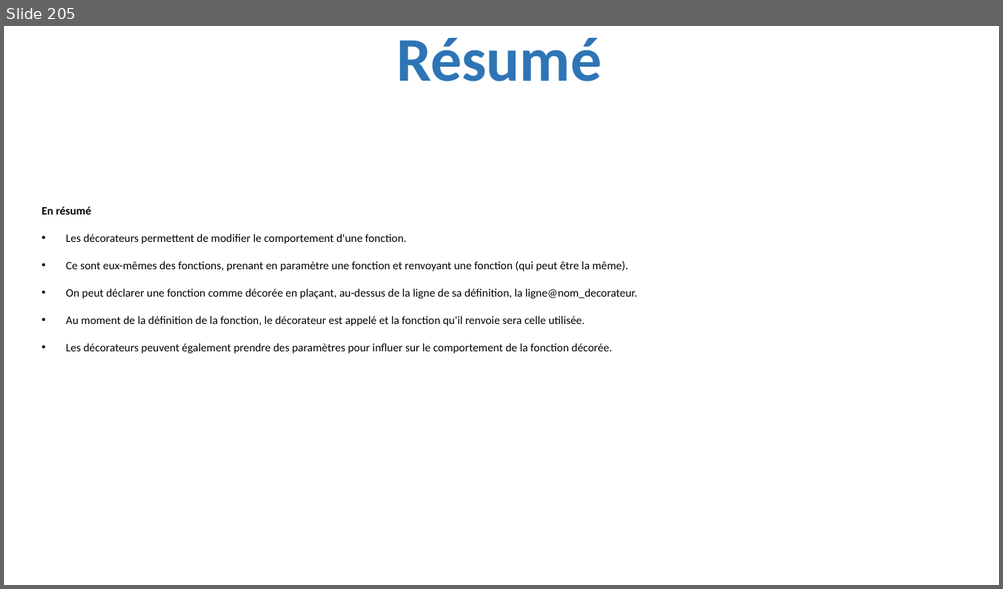
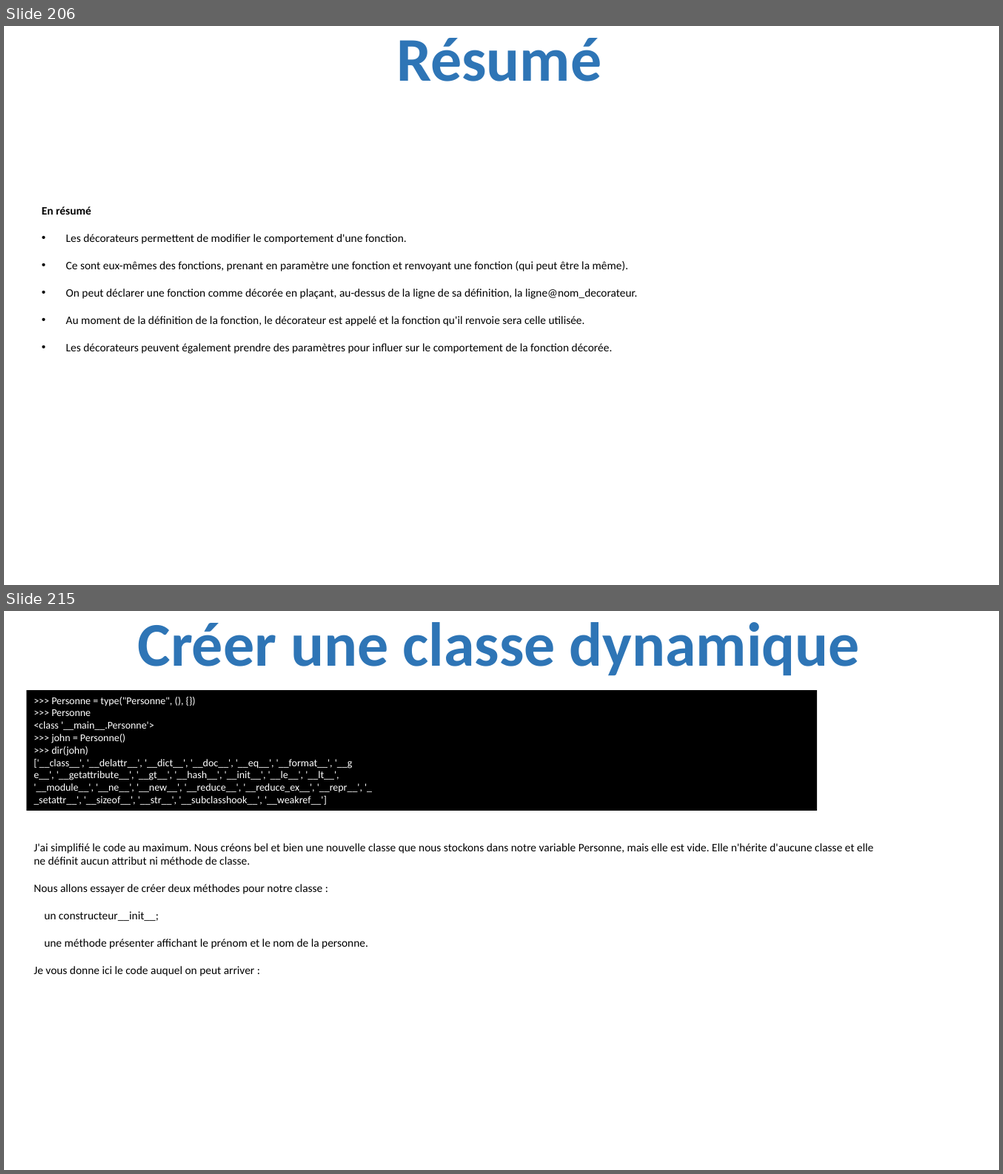
Before and after one commit to julienPalleau/PythonDoc, a slide deck: Python-resume.pptx. Shown one above the other, each under a label of ours: slide 205 before the commit, slides 206 and 215 after it; the slides between them are not shown. The pictures are 1003x589 and 1003x1174 pixels, drawn with LibreOffice and Linux fonts; fonts in the diff are those of the drawing. Boxes give left, top, right and bottom in pixels: in the first picture for what was removed or moved away, otherwise in the second. Text is boxed around its words. In the diff, an @@ line names an element or a change of style, - is before the commit and + after.

```diff
--- a/Python-resume.pptx
+++ b/Python-resume.pptx
@@ slide 215 added at (4,611,999,1170), background #FFFFFF @@
@@ title added at (138,622,859,676), 60 pt, text #2E75B6, bold @@
+Créer une classe dynamique
@@ rectangle added at (26,690,817,811), fill #000000, 10 pt, text #FFFFFF @@
+>>> Personne = type("Personne", (), {})
+>>> Personne
+<class '__main__.Personne'>
+>>> john = Personne()
+>>> dir(john)
+['__class__', '__delattr__', '__dict__', '__doc__', '__eq__', '__format__', '__g
+e__', '__getattribute__', '__gt__', '__hash__', '__init__', '__le__', '__lt__',
+'__module__', '__ne__', '__new__', '__reduce__', '__reduce_ex__', '__repr__', '_
+_setattr__', '__sizeof__', '__str__', '__subclasshook__', '__weakref__']
@@ text added at (34,843,873,977), 11 pt, text #000000 @@
+J'ai simplifié le code au maximum. Nous créons bel et bien une nouvelle classe que nous stockons dans notre variable Personne, mais elle est vide. Elle n'hérite d'aucune classe et elle ne définit aucun attribut ni méthode de classe.
+Nous allons essayer de créer deux méthodes pour notre classe :
+un constructeur__init__;
+une méthode présenter affichant le prénom et le nom de la personne.
+Je vous donne ici le code auquel on peut arriver :
@@ what was slide 205 is now slide 206 @@
```
Also in this commit, not shown: 15 other slides added.
